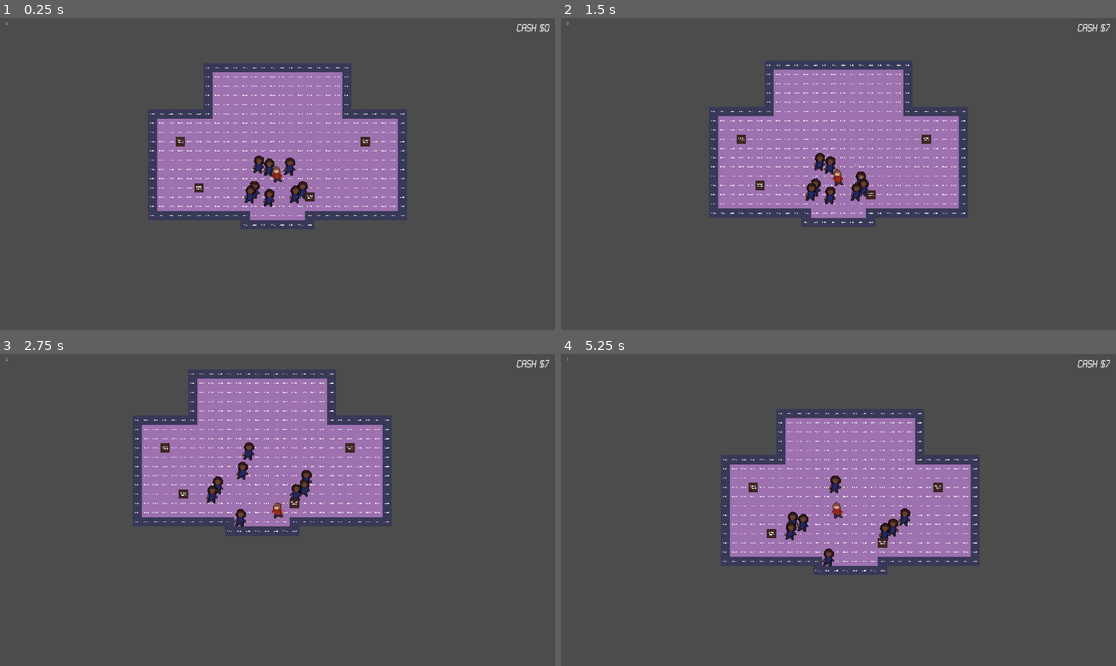
Above: before the commit, frames 1-4 (two rows, left to right).
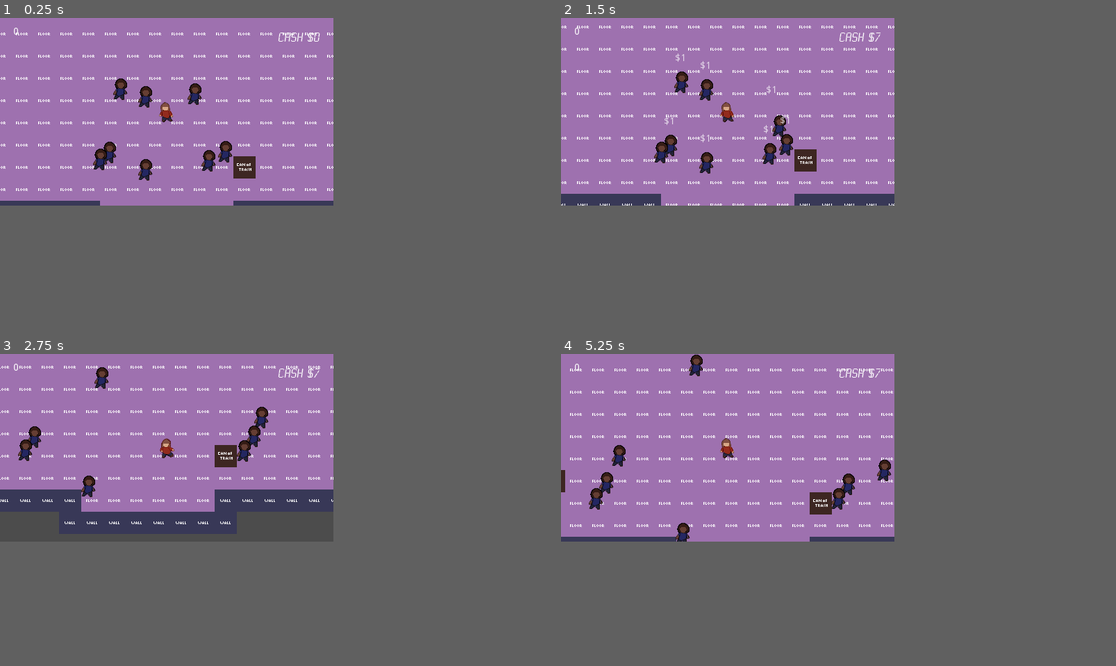
Above: after the commit, the same moments.

Repository: silentcoder99/LD46
Game: Godot game, scene res://Main.tscn
Two runs of this game, one before a commit and one after it. Both use one fixed random seed, a clock stepped at 60 frames per second and the inputs below.
Inputs:
- Up to frame 1 (0.25 s): no input
- Up to frame 2 (1.5 s): tap Enter at 0.5 s; hold Right (ui_right) 0.53-1.28 s; hold E (dance) 0.53-1.28 s; hold Down (ui_down) from 1.28 s (still down); tap E (dance) at 1.35 s
- Up to frame 3 (2.75 s): release Down (ui_down) at 2.03 s; hold Right (ui_right) from 2.03 s (still down); hold Space (shoo) from 2.03 s (still down); tap E (dance) at 2.3 s
- Up to frame 4 (5.25 s): release Right (ui_right) at 2.78 s; release Space (shoo) at 2.78 s; hold Up (ui_up) 2.78-3.53 s; tap E (dance) at 2.85, 4.55 s; hold E (dance) 3.53-4.28 s; hold Left (ui_left) 3.53-5.03 s; tap Space (shoo) at 4.35 s; hold Down (ui_down) from 5.03 s (still down); hold E (dance) from 5.03 s (still down)
In our replay, the window is 799x449 before the commit and 480x270 after it. These sizes can differ from the game's own. Grey fills any space a smaller window leaves; there, only what the larger window draws over its background counts as a difference.

The runs differ from the first frame. In frame 1, 31% of the frame differs, in the area x 0-99%, y 0-67%; in frame 2, 30%; in frame 3, 23%; in frame 4, 34%, in the area x 0-99%, y 0-70%.

Commit message:
Render player sprites at 32x32

Diff:
--- a/Main.tscn
+++ b/Main.tscn
@@ -7,7 +7,6 @@
 [ext_resource path="res://Player.tscn" type="PackedScene" id=5]
 
 [sub_resource type="DynamicFont" id=1]
-size = 32
 use_filter = true
 extra_spacing_char = 1
 font_data = ExtResource( 4 )
--- a/Partier.tscn
+++ b/Partier.tscn
@@ -41,7 +41,7 @@
 }
 
 [sub_resource type="RectangleShape2D" id=3]
-extents = Vector2( 4.5, 2 )
+extents = Vector2( 2.25, 1 )
 
 [node name="Partier" type="RigidBody2D" groups=[
 "partier",
@@ -66,11 +66,10 @@
 anims/dance = SubResource( 2 )
 
 [node name="Sprite" type="Sprite" parent="."]
-scale = Vector2( 2, 2 )
 texture = ExtResource( 3 )
 
 [node name="CollisionShape2D" type="CollisionShape2D" parent="."]
-position = Vector2( 0, 20 )
+position = Vector2( 0, 10 )
 scale = Vector2( 4, 4 )
 shape = SubResource( 3 )
 
--- a/Player.tscn
+++ b/Player.tscn
@@ -6,11 +6,10 @@
 [ext_resource path="res://3red.png" type="Texture" id=4]
 [ext_resource path="res://4red.png" type="Texture" id=5]
 
-[sub_resource type="PhysicsMaterial" id=4]
+[sub_resource type="PhysicsMaterial" id=1]
 friction = 0.0
 
-[sub_resource type="Animation" id=1]
-resource_name = "dance"
+[sub_resource type="Animation" id=2]
 loop = true
 tracks/0/type = "value"
 tracks/0/path = NodePath("Sprite:texture")
@@ -25,27 +24,27 @@
 "values": [ ExtResource( 2 ), ExtResource( 3 ), ExtResource( 4 ), ExtResource( 5 ) ]
 }
 
-[sub_resource type="CircleShape2D" id=2]
+[sub_resource type="CircleShape2D" id=3]
 radius = 100.0
 
-[sub_resource type="RectangleShape2D" id=3]
-extents = Vector2( 4.5, 2 )
+[sub_resource type="RectangleShape2D" id=4]
+extents = Vector2( 2.25, 1 )
 
 [node name="Player" type="RigidBody2D" groups=[
 "player",
 ]]
 mode = 2
-physics_material_override = SubResource( 4 )
+physics_material_override = SubResource( 1 )
 gravity_scale = 0.0
 linear_damp = 50.0
 script = ExtResource( 1 )
+speed = 500
 
 [node name="Sprite" type="Sprite" parent="."]
-scale = Vector2( 2, 2 )
 texture = ExtResource( 2 )
 
 [node name="AnimationPlayer" type="AnimationPlayer" parent="."]
-anims/dance = SubResource( 1 )
+anims/dance = SubResource( 2 )
 
 [node name="Camera2D" type="Camera2D" parent="."]
 current = true
@@ -54,7 +53,6 @@
 limit_right = 4000
 limit_bottom = 4000
 limit_smoothed = true
-smoothing_enabled = true
 smoothing_speed = 10.0
 drag_margin_left = 0.0
 drag_margin_top = 0.0
@@ -66,11 +64,11 @@
 collision_mask = 0
 
 [node name="ProximityCollider" type="CollisionShape2D" parent="ProximityArea"]
-shape = SubResource( 2 )
+shape = SubResource( 3 )
 
 [node name="CollisionShape2D" type="CollisionShape2D" parent="."]
-position = Vector2( -1, 20 )
+position = Vector2( -0.5, 10 )
 scale = Vector2( 4, 4 )
-shape = SubResource( 3 )
+shape = SubResource( 4 )
 [connection signal="body_entered" from="ProximityArea" to="." method="_on_ProximityArea_body_entered"]
 [connection signal="body_exited" from="ProximityArea" to="." method="_on_ProximityArea_body_exited"]
--- a/project.godot
+++ b/project.godot
@@ -21,8 +21,10 @@
 
 [display]
 
-window/size/width=1920
-window/size/height=1080
+window/size/width=480
+window/size/height=270
+window/stretch/mode="2d"
+window/stretch/aspect="keep"
 
 [importer_defaults]
 
@@ -90,4 +92,5 @@
 
 [rendering]
 
+quality/2d/use_pixel_snap=true
 environment/default_environment="res://default_env.tres"
